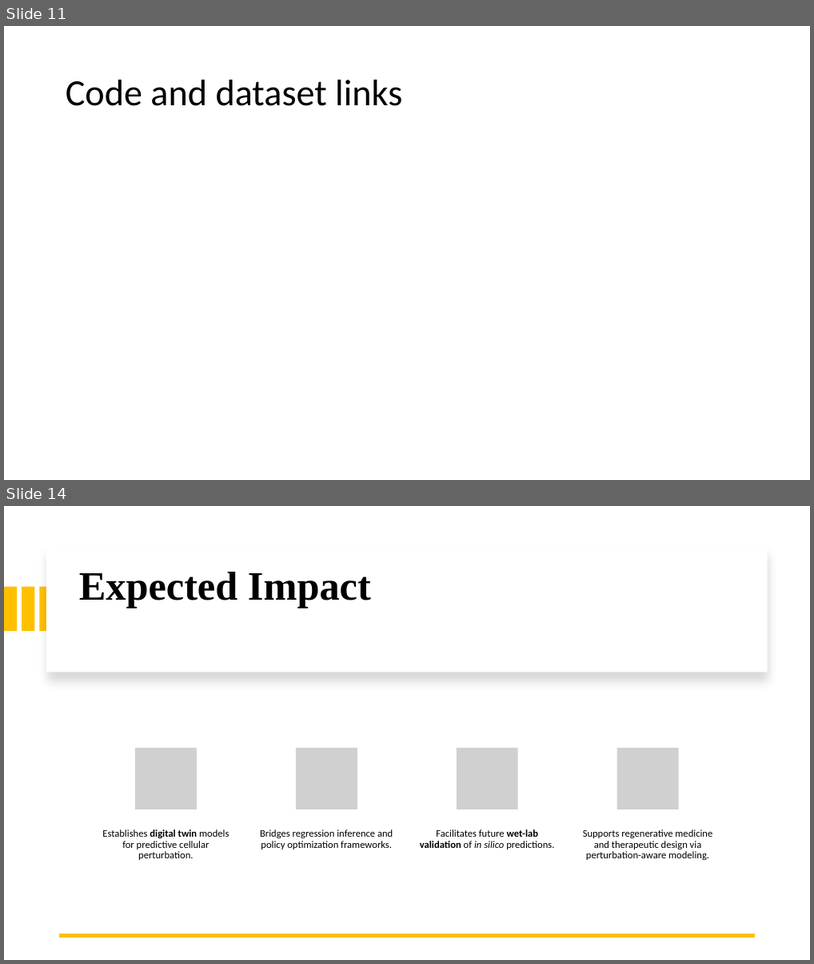
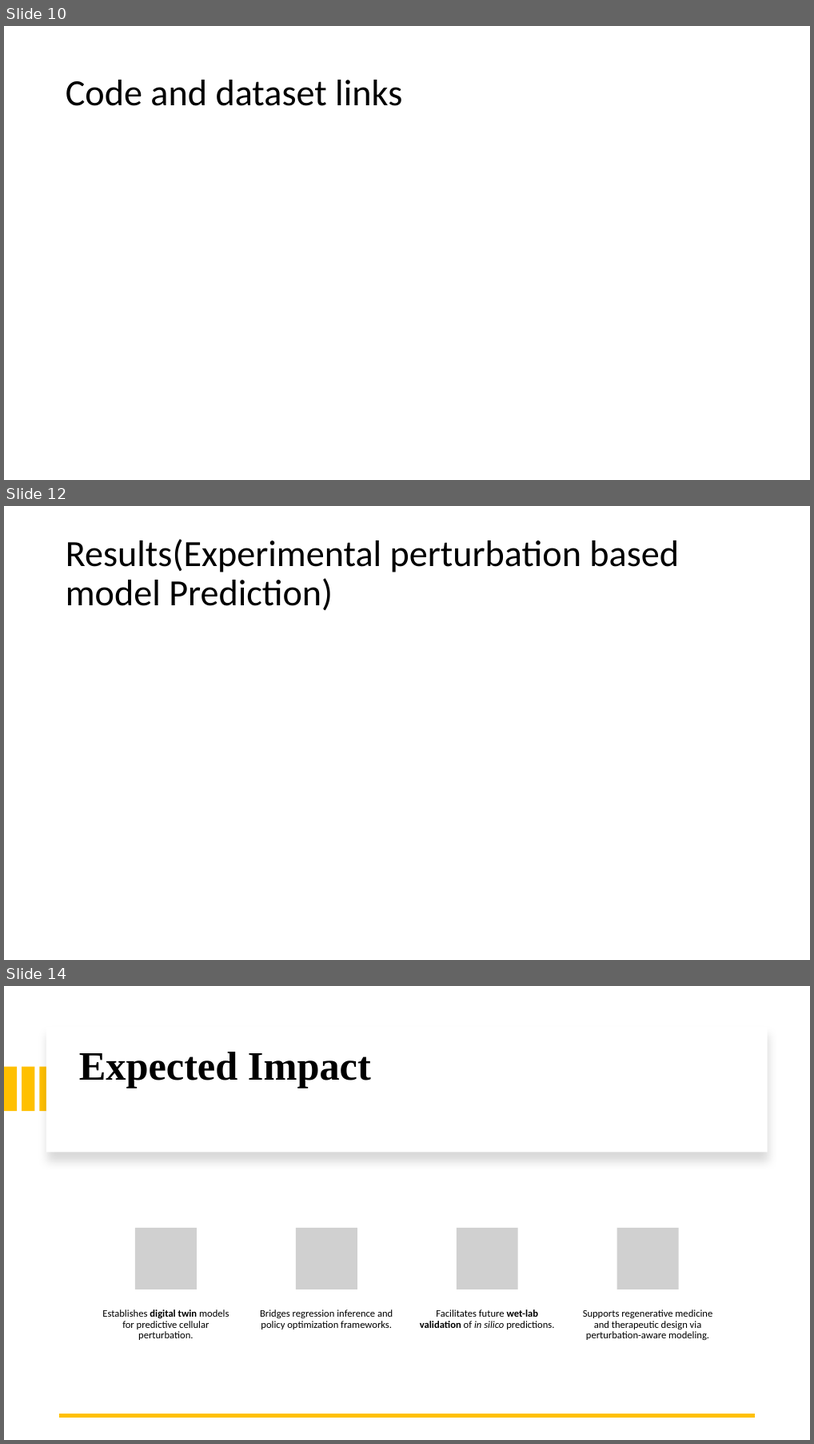
Before and after one commit to boabangf/GNN_RL_gene_trajectory_perturbation, a slide deck: ppt slides for omic codeathon (1).pptx. Shown one above the other, each under a label of ours: slides 11 and 14 before the commit, slides 10, 12 and 14 after it; the slides between them are not shown. The pictures are 814x964 and 814x1444 pixels, drawn with LibreOffice and Linux fonts; fonts in the diff are those of the drawing; grey boxes stand for pictures. Boxes give left, top, right and bottom in pixels: in the first picture for what was removed or moved away, otherwise in the second. Text is boxed around its words. In the diff, an @@ line names an element or a change of style, - is before the commit and + after.

```diff
--- a/ppt slides for omic codeathon (1).pptx
+++ b/ppt slides for omic codeathon (1).pptx
@@ slide 12 added at box(4, 506, 810, 960), background #FFFFFF @@
@@ title added at box(66, 539, 679, 611), 44 pt, text #000000 @@
+Results(Experimental perturbation based model Prediction)
@@ what was slide 11 is now slide 10 @@
```
Also in this commit, not shown: 6 slides changed, 1 other slide added, 2 slides removed.
